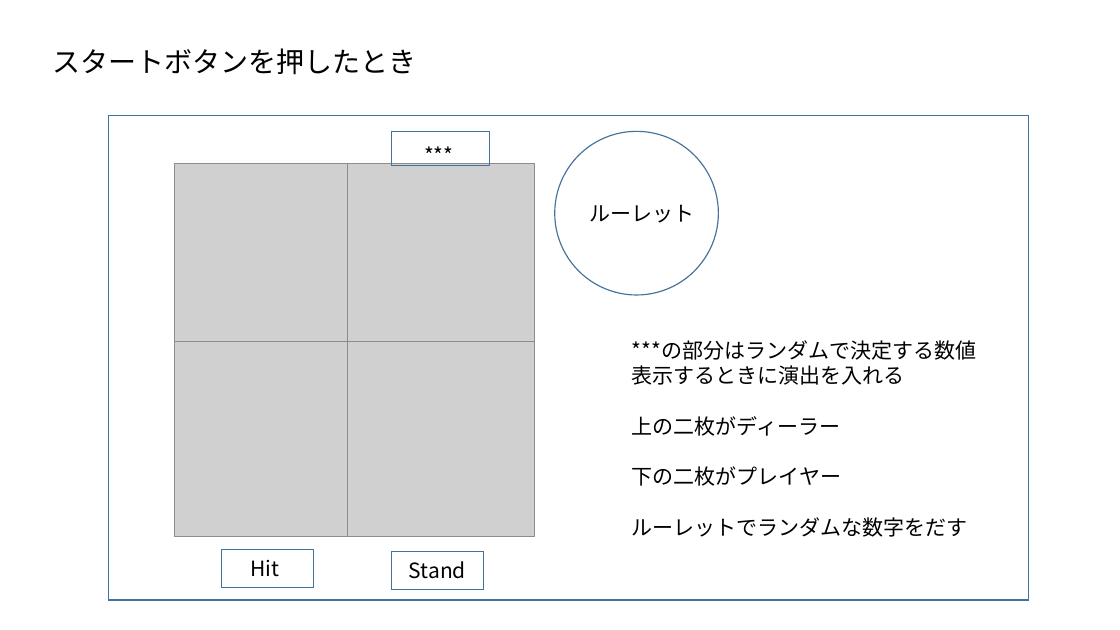
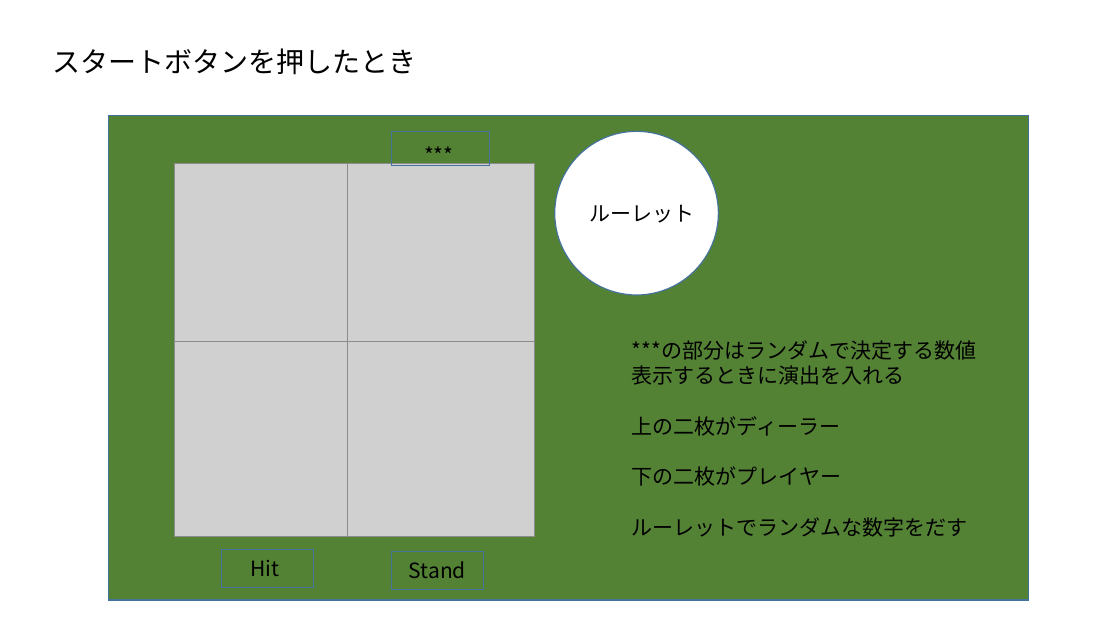
Before and after one commit to nanso13/BlackJack, a slide deck: slide 2 of ドキュメント/画面設計.pptx. Drawn at 1120x630 pixels with LibreOffice and Linux fonts; fonts in the diff are those of the drawing; grey boxes stand for pictures. Boxes give left, top, right and bottom in pixels: in the first picture for what was removed or moved away, otherwise in the second. Text is boxed around its words. In the diff, an @@ line names an element or a change of style, - is before the commit and + after.

```diff
--- a/ドキュメント/画面設計.pptx
+++ b/ドキュメント/画面設計.pptx
@@ rectangle at (108,115,1029,600): fill none to #548235 @@
@@ ellipse at (555,131,718,295): fill none to #FFFFFF @@
```
Also in this commit, not shown: 2 other slides changed, 4 other files.
